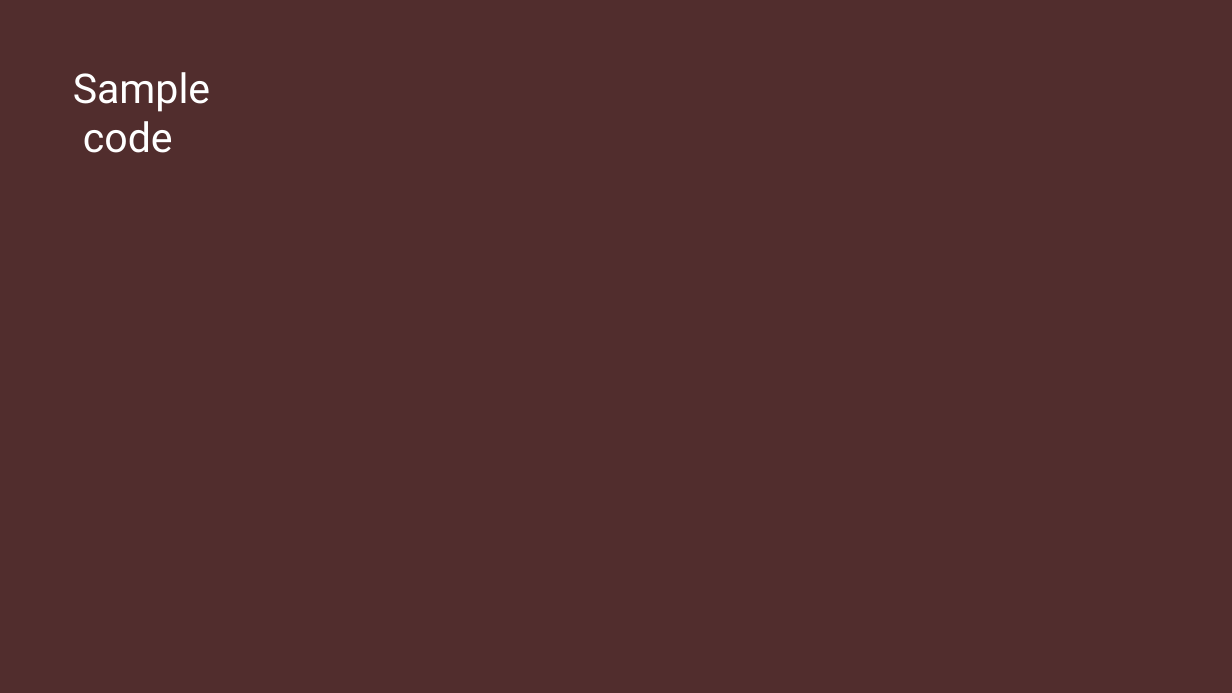
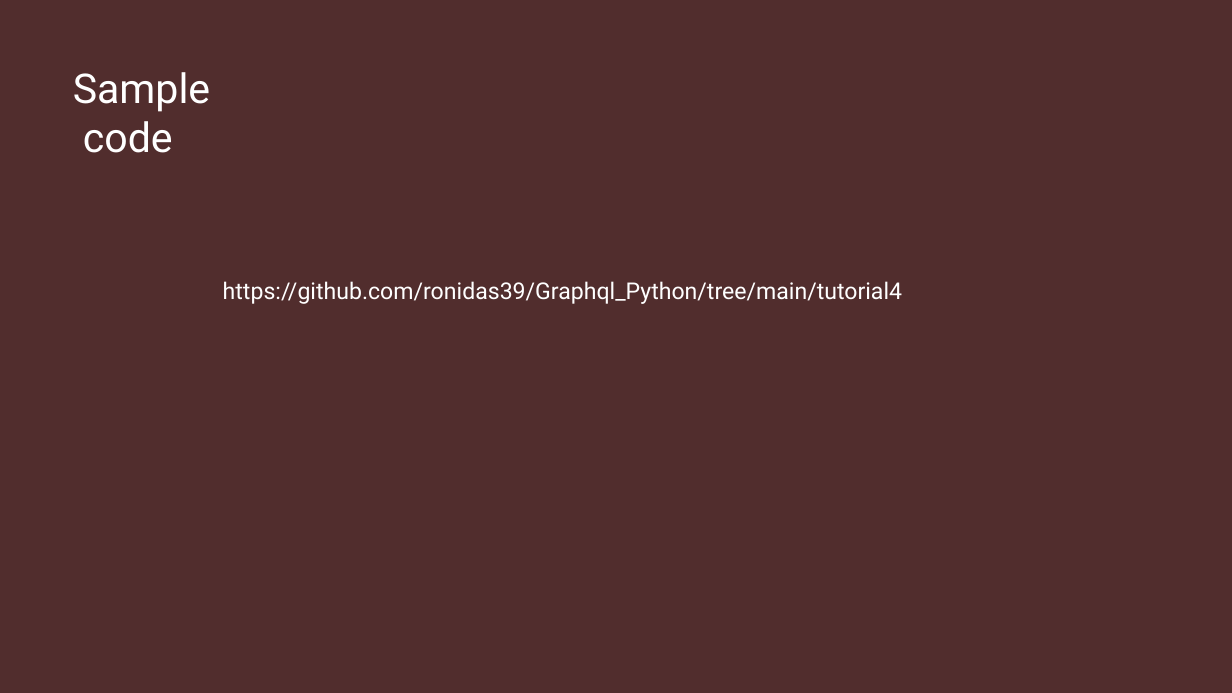
Before and after one commit to ronidas39/Graphql_Python, a slide deck: slide 4 of tutorial4/Graphql_With_Python_tutorial4_Slide.pptx. Drawn at 1232x693 pixels with LibreOffice and Linux fonts; fonts in the diff are those of the drawing. Boxes give left, top, right and bottom in pixels: in the first picture for what was removed or moved away, otherwise in the second. Text is boxed around its words. In the diff, an @@ line names an element or a change of style, - is before the commit and + after.

Commit message:
tutorial4

```diff
--- a/tutorial4/Graphql_With_Python_tutorial4_Slide.pptx
+++ b/tutorial4/Graphql_With_Python_tutorial4_Slide.pptx
@@ text added at [223, 281, 902, 304], 18 pt, text #FFFFFF @@
+https://github.com/ronidas39/Graphql_Python/tree/main/tutorial4
```
Also in this commit, not shown: 1 other file.
